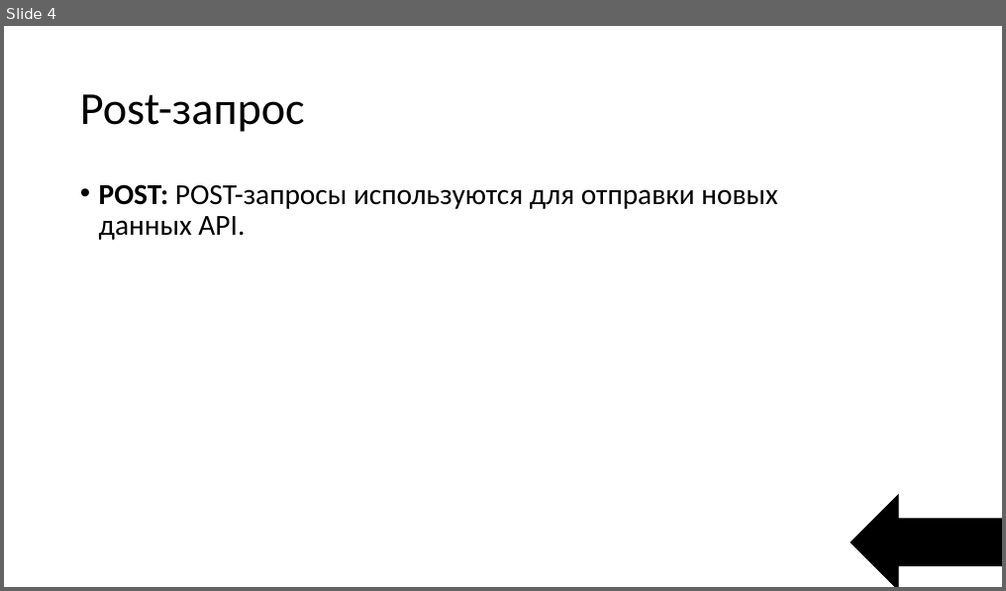
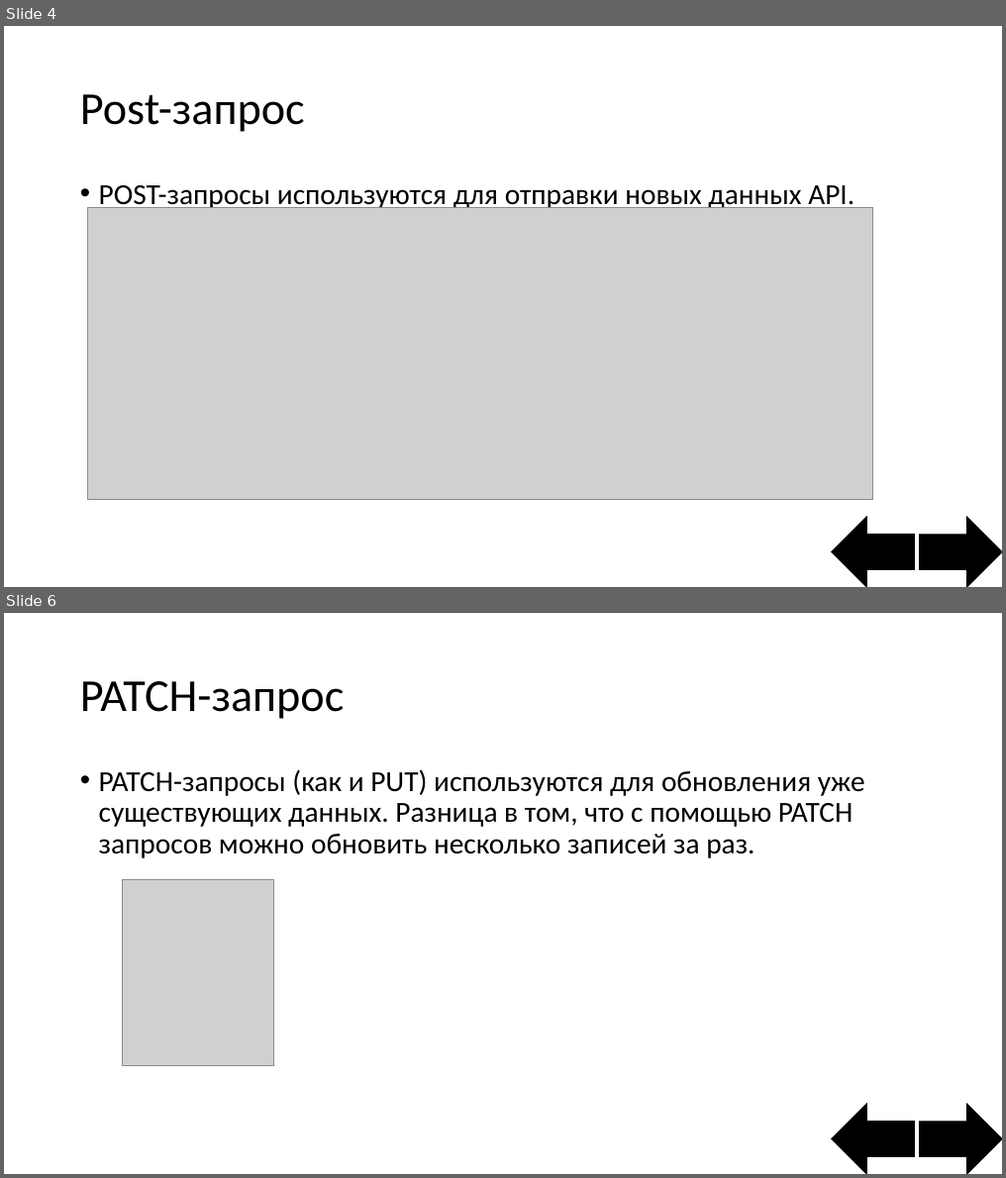
Before and after one commit to StepaN132/Game, a slide deck: Интерактивная игра.pptx. Shown one above the other, each under a label of ours: slide 4 before the commit, slides 4 and 6 after it; the slides between them are not shown. The pictures are 1006x591 and 1006x1178 pixels, drawn with LibreOffice and Linux fonts; fonts in the diff are those of the drawing; grey boxes stand for pictures. Boxes give left, top, right and bottom in pixels: in the first picture for what was removed or moved away, otherwise in the second. Text is boxed around its words. In the diff, an @@ line names an element or a change of style, - is before the commit and + after.

```diff
--- a/Интерактивная игра.pptx
+++ b/Интерактивная игра.pptx
@@ slide 6 added at box(4, 613, 1002, 1174), background #FFFFFF @@
@@ title added at box(80, 681, 344, 719), 44 pt, text #000000 @@
+PATCH-запрос
@@ text added at box(99, 769, 865, 859), 28 pt, text #000000 @@
+• PATCH-запросы (как и PUT) используются для обновления уже существующих данных. Разница в том, что с помощью PATCH запросов можно обновить несколько записей за раз.
@@ picture added at box(122, 880, 273, 1065) @@
@@ left arrow added at box(832, 1104, 915, 1174), fill #000000, outline #000000 1 pt @@
@@ left arrow added at box(920, 1104, 1002, 1174), fill #000000, outline #000000 1 pt @@
@@ slide 4 changed as well @@
@@ text at box(99, 185, 854, 211): text changed @@
-• POST: POST-запросы используются для отправки новых данных API.
+• POST-запросы используются для отправки новых данных API.
@@ picture added at box(88, 208, 873, 499) @@
@@ left arrow: place and size @@
-left arrow at box(850, 495, 1002, 587)
+left arrow at box(832, 517, 915, 587)
@@ left arrow added at box(920, 517, 1002, 587), fill #000000, outline #000000 1 pt @@
```
Also in this commit, not shown: 1 other slide changed, 12 other slides added, 8 slides removed.
